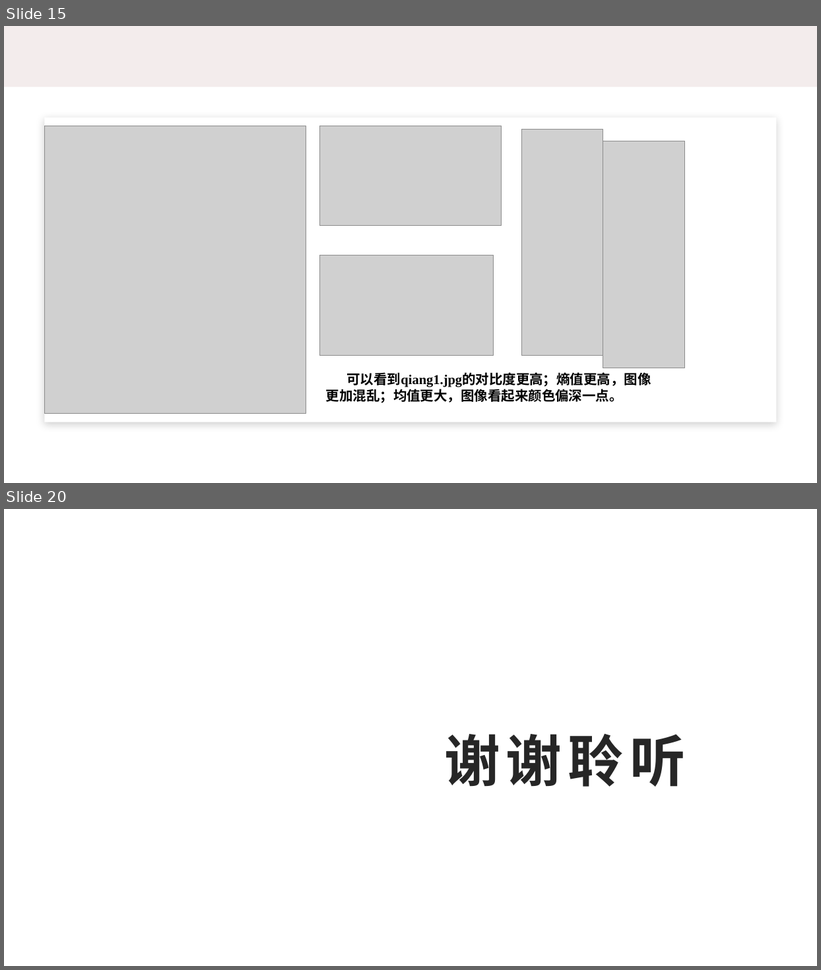
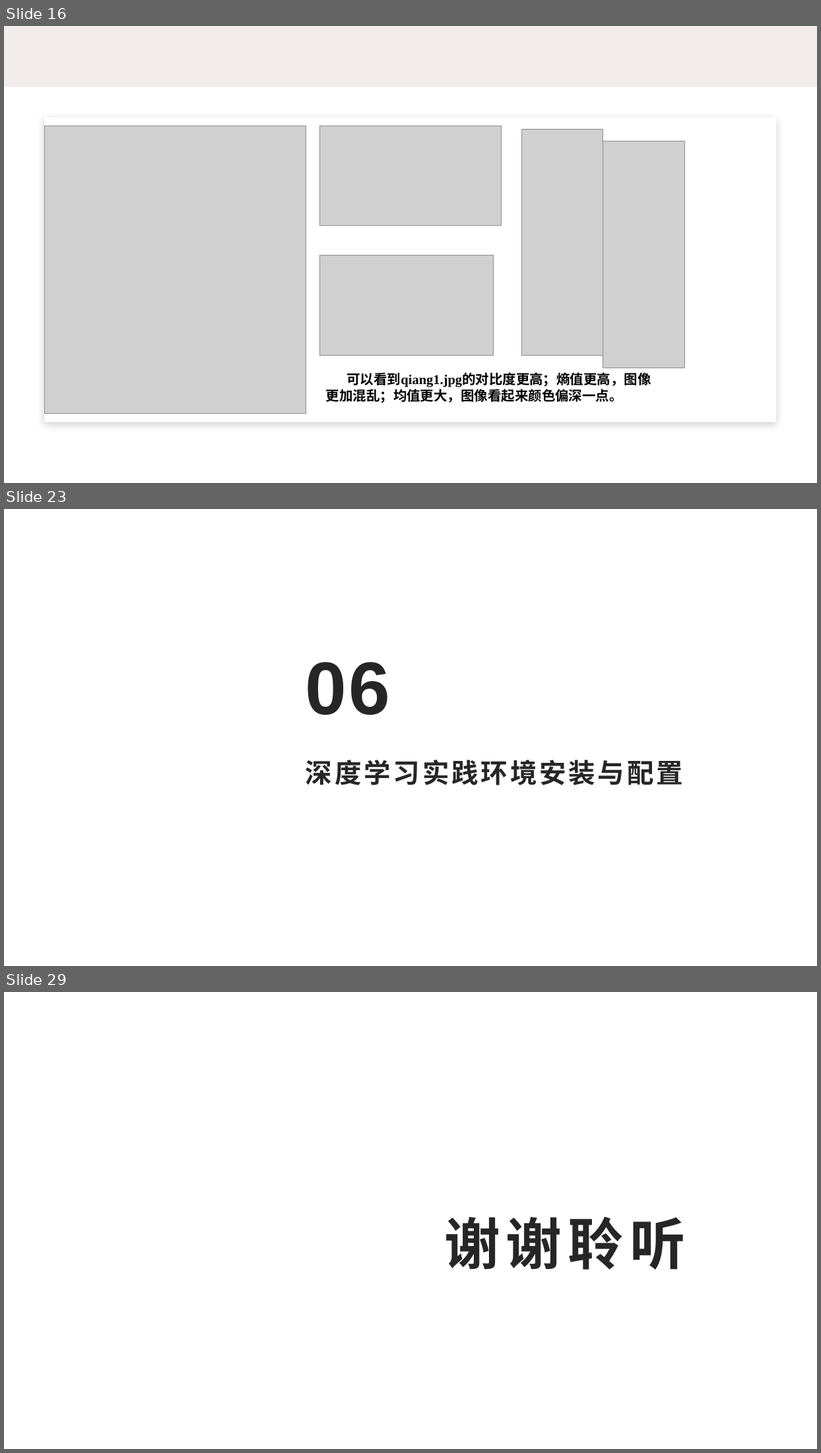
Before and after one commit to Jacky-007/master, a slide deck: 10185102144-董辰尧-09/10185102144-董辰尧-ppt.pptx. Shown one above the other, each under a label of ours: slides 15 and 20 before the commit, slides 16, 23 and 29 after it; the slides between them are not shown. The pictures are 821x970 and 821x1453 pixels, drawn with LibreOffice and Linux fonts; fonts in the diff are those of the drawing; grey boxes stand for pictures; background and template pictures are left out. Boxes give left, top, right and bottom in pixels: in the first picture for what was removed or moved away, otherwise in the second. Text is boxed around its words. In the diff, an @@ line names an element or a change of style, - is before the commit and + after.

```diff
--- a/10185102144-董辰尧-09/10185102144-董辰尧-ppt.pptx
+++ b/10185102144-董辰尧-09/10185102144-董辰尧-ppt.pptx
@@ slide 23 added at bbox=[4, 509, 817, 966], background #FFFFFF @@
@@ text added at bbox=[306, 662, 390, 715], 88 pt, text #262626, bold @@
+06
@@ title added at bbox=[306, 760, 683, 786], 31.6 pt, text #262626, bold @@
+深度学习实践环境安装与配置
@@ what was slide 15 is now slide 16 @@
@@ what was slide 20 is now slide 29 @@
```
Also in this commit, not shown: 3 slides changed, 10 other slides added, 2 slides removed.
